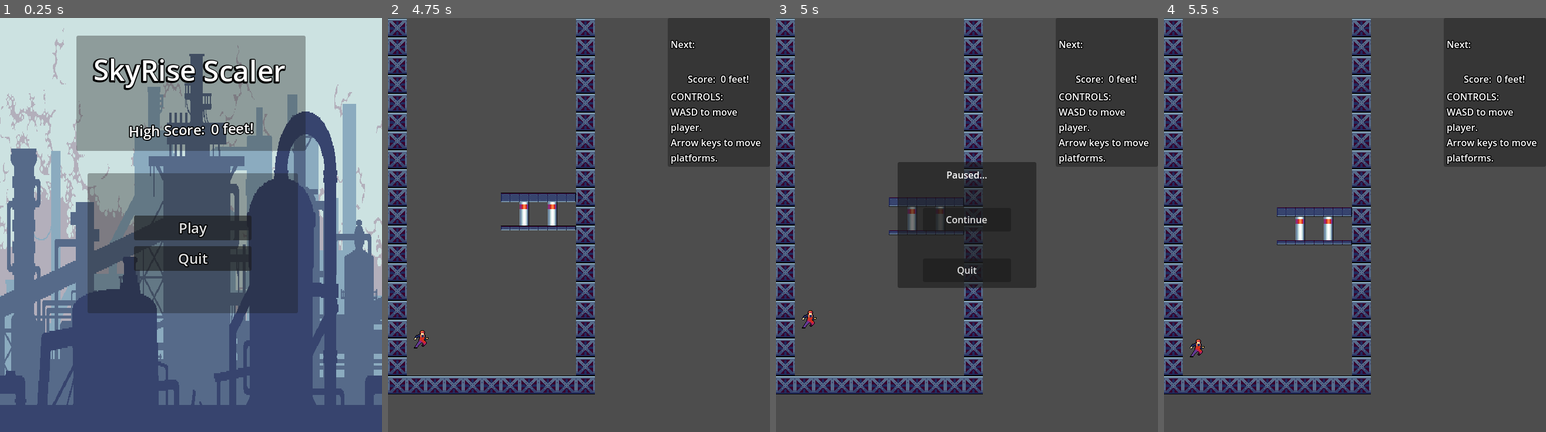
Above: before the commit, frames 1-4 (left to right).
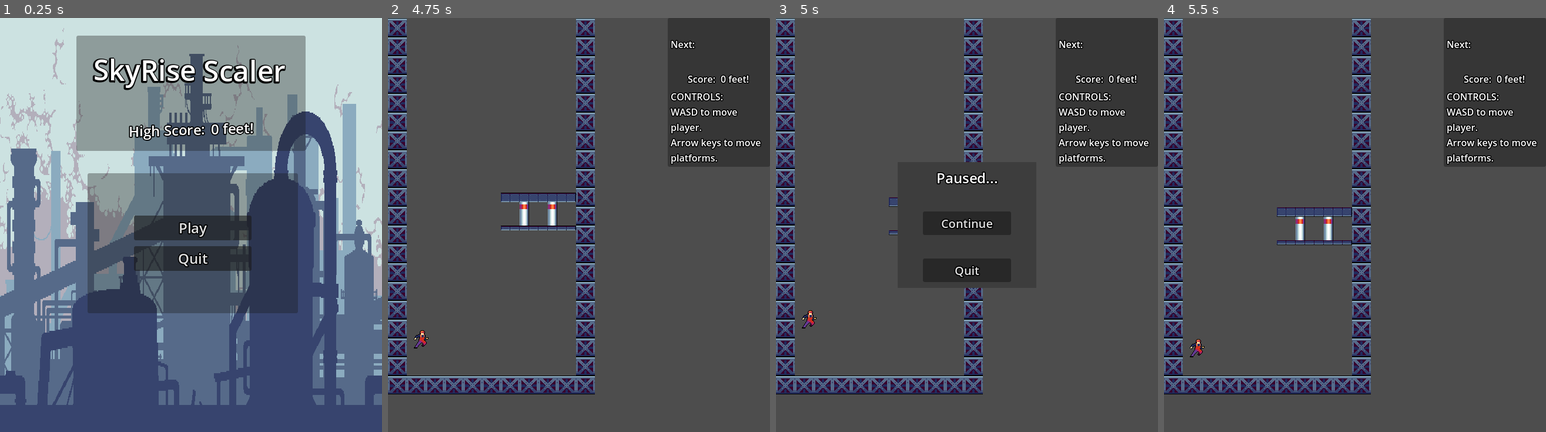
Above: after the commit, the same moments.

Repository: RexShipton/SkyRise-Scaler
Game: Godot game, scene res://scenes/main_menu.tscn
The game is run twice, just before and just after one commit, with the same random seed, the same clock (stepped at 60 frames per second) and the same inputs.
Inputs:
- Up to frame 1 (0.25 s): no input
- Up to frame 2 (4.75 s): click "Play" at 0.5 s; hold Down (block_fast_fall) 1.28-2.03 s; hold Right (block_right) 1.28-2.78 s; tap W (character_jump) at 1.52, 2.27, 3.77, 4.52 s; tap Up (block_rotate) at 2.1, 4.35 s; hold Left (block_left) 2.78-3.53 s; hold S (character_crouch) 2.78-3.53 s; hold Right (block_right) from 3.53 s (still down); tap Down (block_fast_fall) at 3.6 s
- Up to frame 3 (5 s): keep holding Right (block_right); tap Escape (ui_cancel) at 4.9 s
- Up to frame 4 (5.5 s): release Right (block_right) at 5 s; click "Continue" at 5 s

Frames 1-2 are identical in both runs. In frame 3, 1.6% of the frame differs, in the area x 31-62%, y 34-66%; in frame 4, nothing differs.

Commit message:
Fixed map bug where it kept going after game over.

Diff:
--- a/new-game-project/scenes/hud.tscn
+++ b/new-game-project/scenes/hud.tscn
@@ -7,8 +7,6 @@
 
 [node name="HUD" type="CanvasLayer"]
 script = ExtResource("1_y4rcl")
-
-[node name="PauseManager" parent="." instance=ExtResource("2_k57vt")]
 
 [node name="TopRight" type="Control" parent="."]
 layout_mode = 3
@@ -149,4 +147,7 @@
 theme_override_font_sizes/font_size = 20
 text = "Main Menu"
 
+[node name="PauseManager" parent="." instance=ExtResource("2_k57vt")]
+visible = false
+
 [connection signal="pressed" from="Center/GameOverPanel/MarginContainer/VBoxContainer/GameOverMainMenuButton" to="." method="_on_game_over_main_menu_button_pressed"]
--- a/new-game-project/scenes/map_looper.gd
+++ b/new-game-project/scenes/map_looper.gd
@@ -12,6 +12,7 @@
 var connectedPieces : Array
 
 var active : bool = false
+var gameOver : bool = false
 var totalDistanceDropped : float = 0
 
 ## Distance per second the whole map shifts down.
@@ -68,6 +69,8 @@
 		activate()
 
 func activate() -> void:
+	if gameOver: return
+
 	active = true
 
 func deActivate() -> void:
--- a/new-game-project/scenes/pause_manager.tscn
+++ b/new-game-project/scenes/pause_manager.tscn
@@ -1,10 +1,13 @@
-[gd_scene load_steps=2 format=3 uid="uid://c51vx8iq5wpff"]
+[gd_scene load_steps=4 format=3 uid="uid://c51vx8iq5wpff"]
 
 [ext_resource type="Script" path="res://scenes/pause_manager.gd" id="1_p25tm"]
+[ext_resource type="LabelSettings" uid="uid://c5s06bpxvxfy0" path="res://24pxLabelSettings.tres" id="2_f75cx"]
+
+[sub_resource type="StyleBoxFlat" id="StyleBoxFlat_72q1v"]
+bg_color = Color(0.24, 0.24, 0.24, 1)
 
 [node name="PauseManager" type="Control"]
 process_mode = 3
-visible = false
 layout_mode = 3
 anchors_preset = 15
 anchor_right = 1.0
@@ -34,6 +37,7 @@
 anchor_bottom = 1.0
 grow_horizontal = 2
 grow_vertical = 2
+theme_override_styles/panel = SubResource("StyleBoxFlat_72q1v")
 
 [node name="MarginContainer" type="MarginContainer" parent="Center/Panel"]
 layout_mode = 1
@@ -54,6 +58,7 @@
 [node name="Label" type="Label" parent="Center/Panel/MarginContainer/VBoxContainer"]
 layout_mode = 2
 text = "Paused..."
+label_settings = ExtResource("2_f75cx")
 horizontal_alignment = 1
 
 [node name="Spacer" type="Control" parent="Center/Panel/MarginContainer/VBoxContainer"]
@@ -64,6 +69,8 @@
 custom_minimum_size = Vector2(150, 40)
 layout_mode = 2
 size_flags_horizontal = 4
+theme_override_constants/outline_size = 7
+theme_override_font_sizes/font_size = 20
 text = "Continue"
 
 [node name="Spacer2" type="Control" parent="Center/Panel/MarginContainer/VBoxContainer"]
@@ -74,6 +81,8 @@
 custom_minimum_size = Vector2(150, 40)
 layout_mode = 2
 size_flags_horizontal = 4
+theme_override_constants/outline_size = 7
+theme_override_font_sizes/font_size = 20
 text = "Quit"
 
 [connection signal="pressed" from="Center/Panel/MarginContainer/VBoxContainer/UnpauseButton" to="." method="_on_unpause_button_pressed"]
